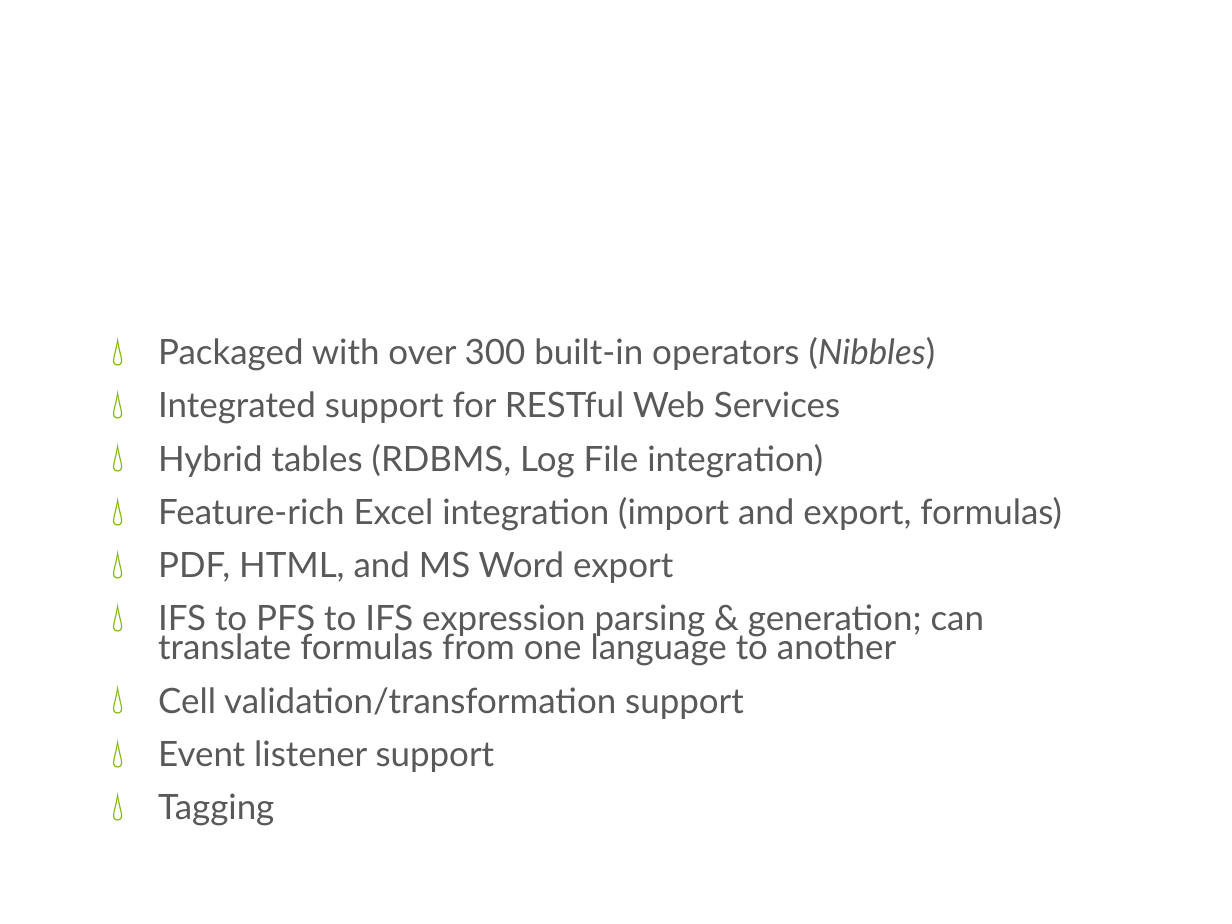
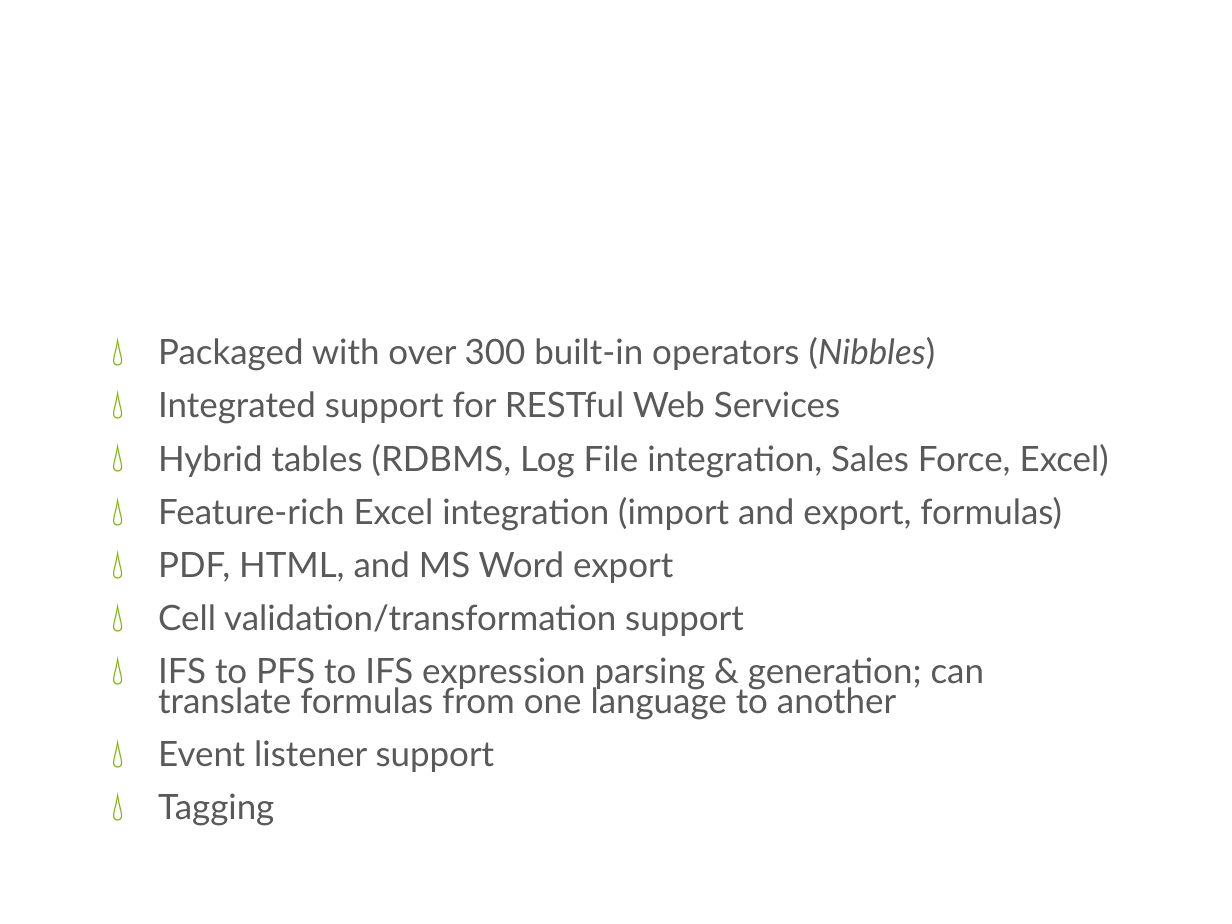
Before and after one commit to cdswindell/tms, a slide deck: slide 5 of doc/TMS Overview.pptx (slide 7 before the commit). Drawn at 1232x924 pixels with LibreOffice and Linux fonts; fonts in the diff are those of the drawing; background and template pictures are left out. Boxes give left, top, right and bottom in pixels: in the first picture for what was removed or moved away, otherwise in the second. Text is boxed around its words. In the diff, an @@ line names an element or a change of style, - is before the commit and + after.

```diff
--- a/doc/TMS Overview.pptx
+++ b/doc/TMS Overview.pptx
@@ text at <box>158,444,1109,478</box>: text changed @@
-💧 Hybrid tables (RDBMS, Log File integration)
+💧 Hybrid tables (RDBMS, Log File integration, Sales Force, Excel)
@@ text at <box>158,604,744,636</box>: paragraph added @@
+💧 Cell validation/transformation support
@@ text at <box>158,687,744,719</box>: paragraph removed @@
-💧 Cell validation/transformation support
```
Also in this commit, not shown: 5 other slides changed, 2 other files.
